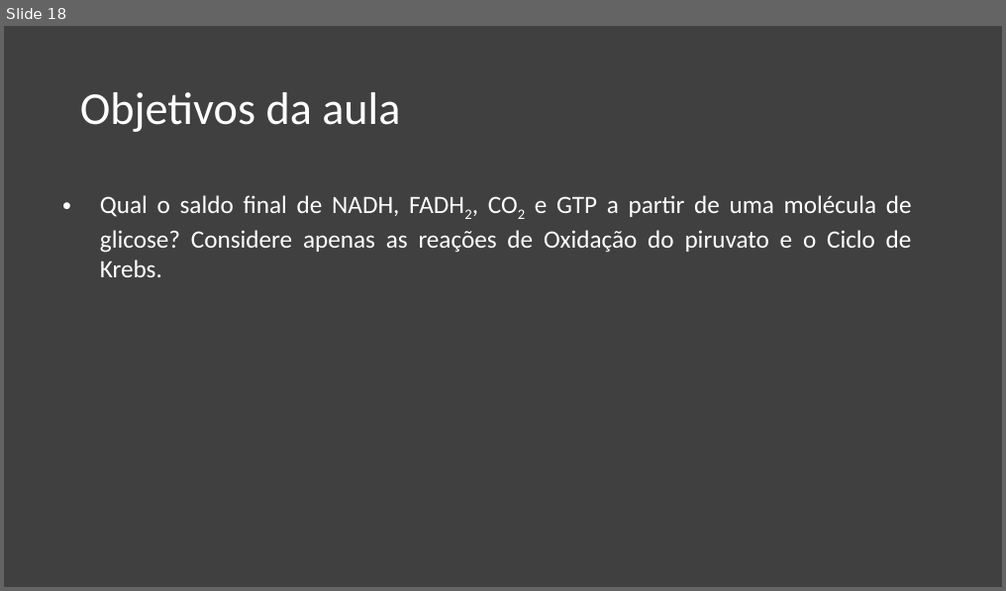
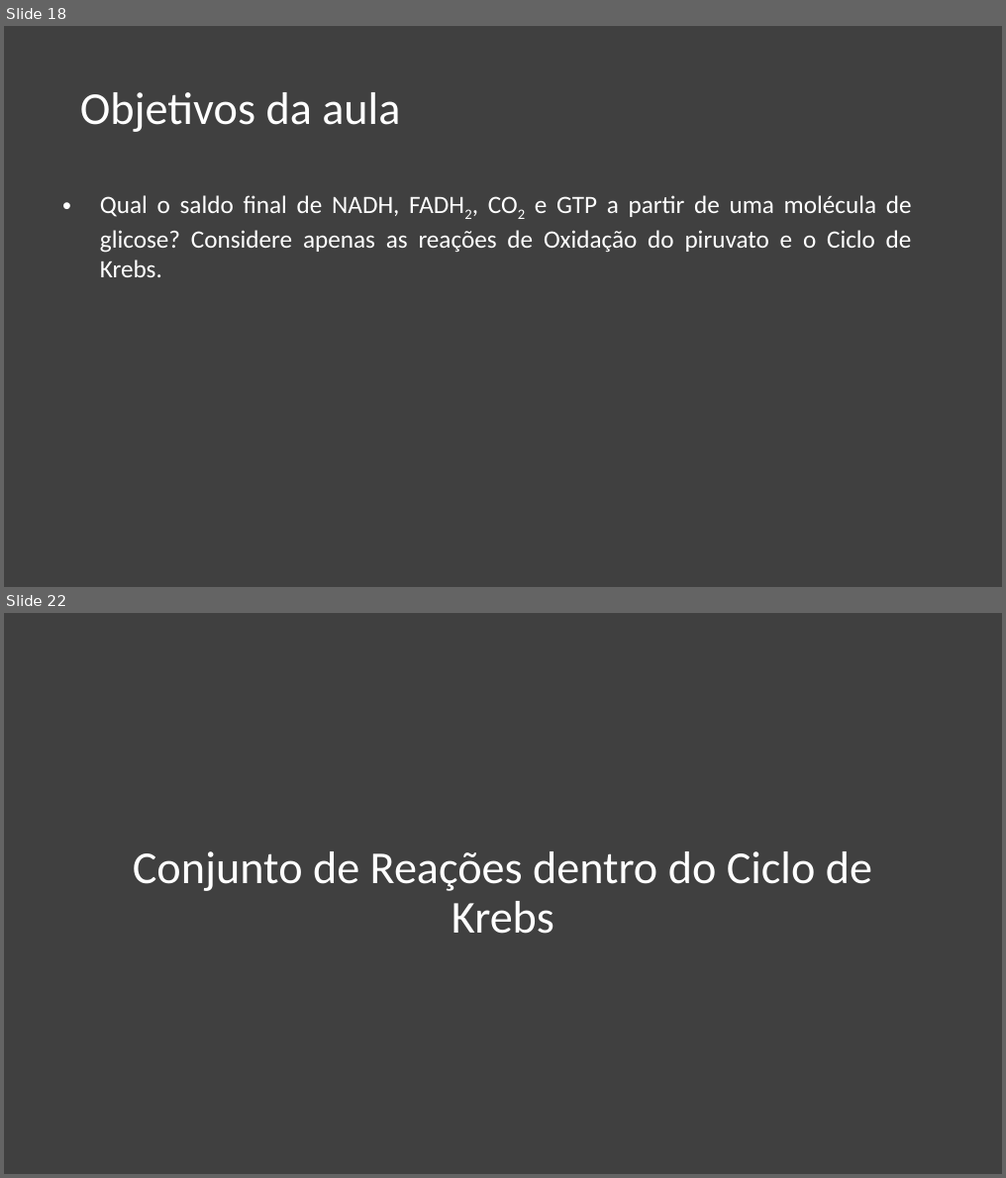
Before and after one commit to daniloasdotcom/Bioquimica-com-Danilo, a slide deck: static/aulas/ciclo_de_krebs.pptx. Shown one above the other, each under a label of ours: slide 18 before the commit, slides 18 and 22 after it; the slides between them are not shown. The pictures are 1006x591 and 1006x1178 pixels, drawn with LibreOffice and Linux fonts; fonts in the diff are those of the drawing. Boxes give left, top, right and bottom in pixels: in the first picture for what was removed or moved away, otherwise in the second. Text is boxed around its words. In the diff, an @@ line names an element or a change of style, - is before the commit and + after.

```diff
--- a/static/aulas/ciclo_de_krebs.pptx
+++ b/static/aulas/ciclo_de_krebs.pptx
@@ slide 22 added at <box>4,613,1002,1174</box>, background #404040 @@
@@ title added at <box>133,852,872,934</box>, 44 pt, text #FFFFFF @@
+Conjunto de Reações dentro do Ciclo de Krebs
```
Also in this commit, not shown: 5 slides changed, 8 other slides added, 3 slides removed, 2 other files.
